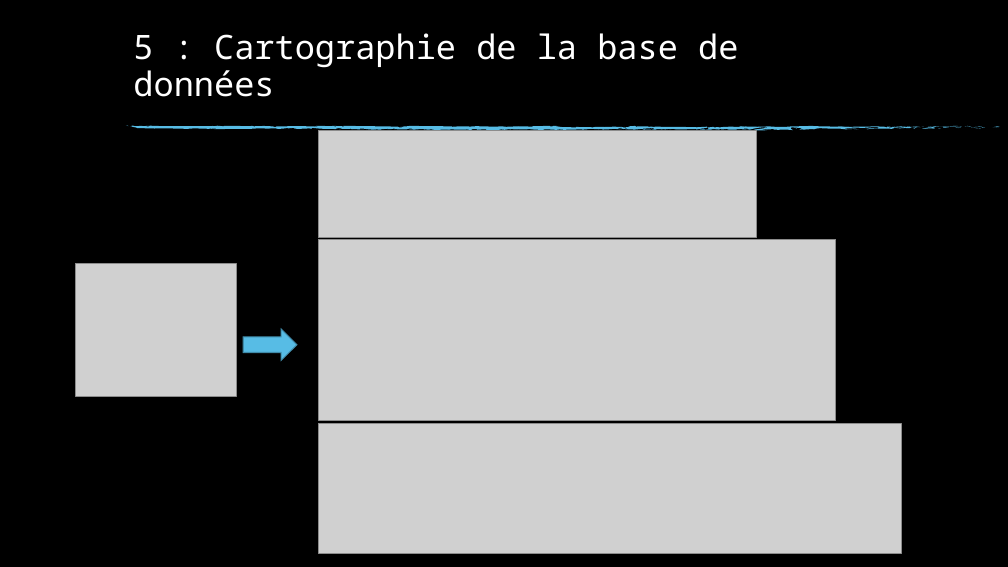
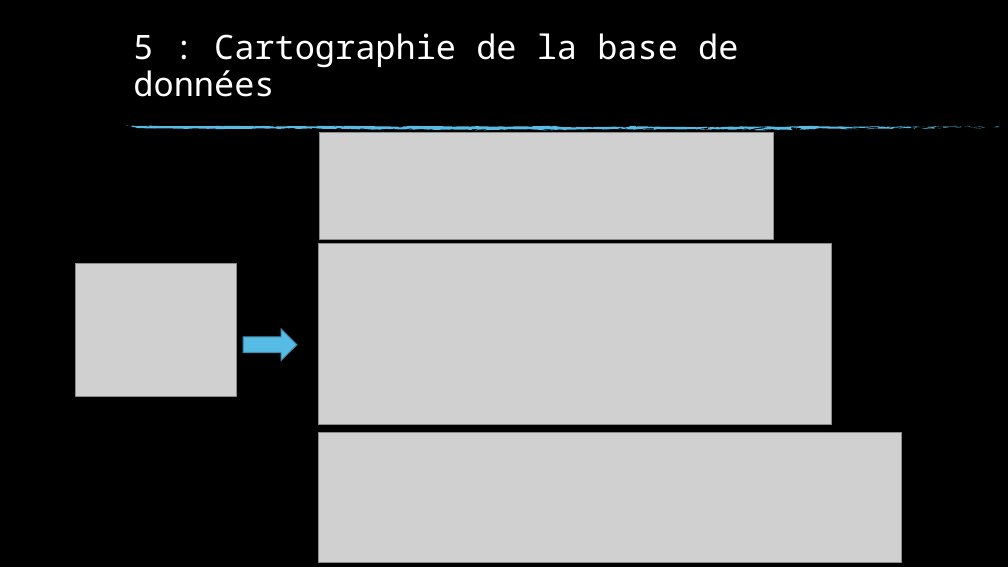
Before and after one commit to Talanoc/ratatouille, a slide deck: slide 7 of Ratatouille.pptx (slide 6 before the commit). Drawn at 1008x567 pixels with LibreOffice and Linux fonts; fonts in the diff are those of the drawing; grey boxes stand for pictures; background and template pictures are left out. Boxes give left, top, right and bottom in pixels: in the first picture for what was removed or moved away, otherwise in the second. Text is boxed around its words. In the diff, an @@ line names an element or a change of style, - is before the commit and + after.

```diff
--- a/Ratatouille.pptx
+++ b/Ratatouille.pptx
@@ picture: place and size @@
-picture at [318, 130, 756, 237]
+picture at [319, 132, 773, 239]
@@ picture: place and size @@
-picture at [318, 239, 836, 420]
+picture at [318, 243, 832, 425]
@@ picture: place and size @@
-picture at [318, 423, 902, 554]
+picture at [318, 433, 902, 563]
```
Also in this commit, not shown: 5 other slides changed, 3 slides added, 10 other files.
